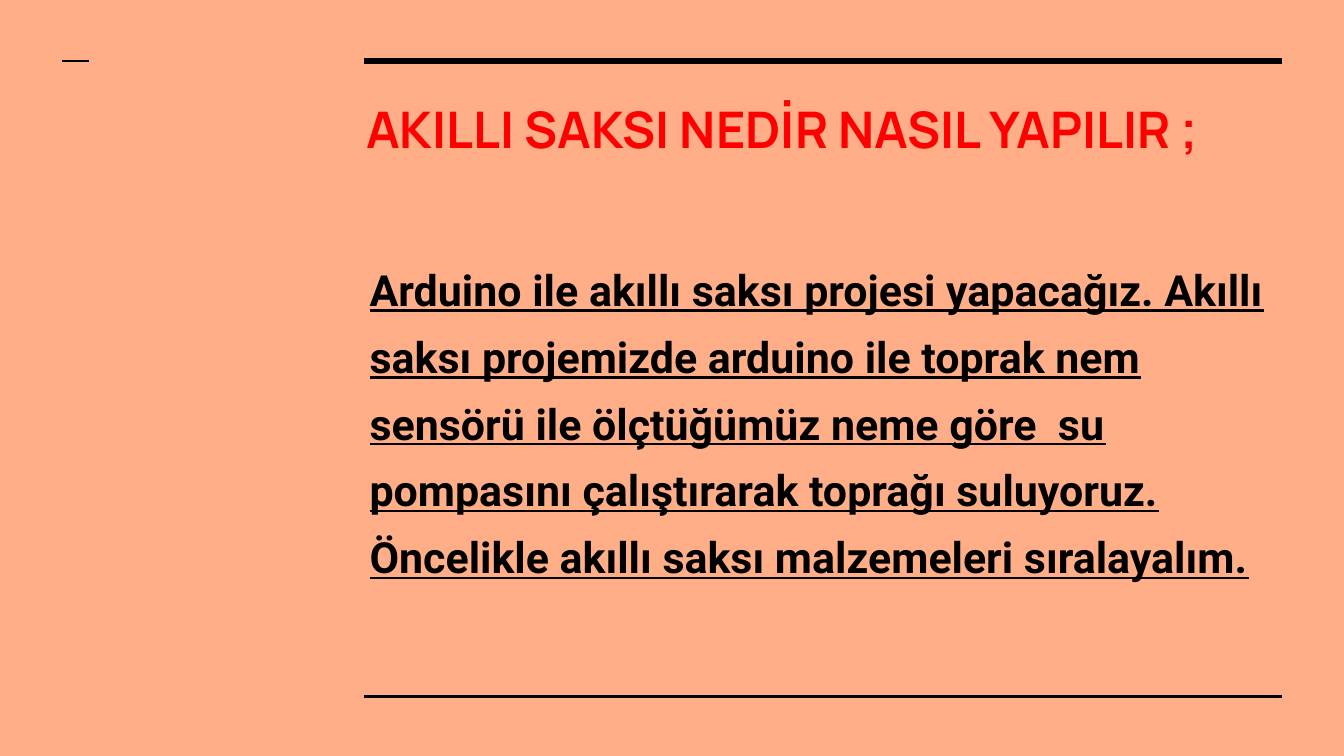
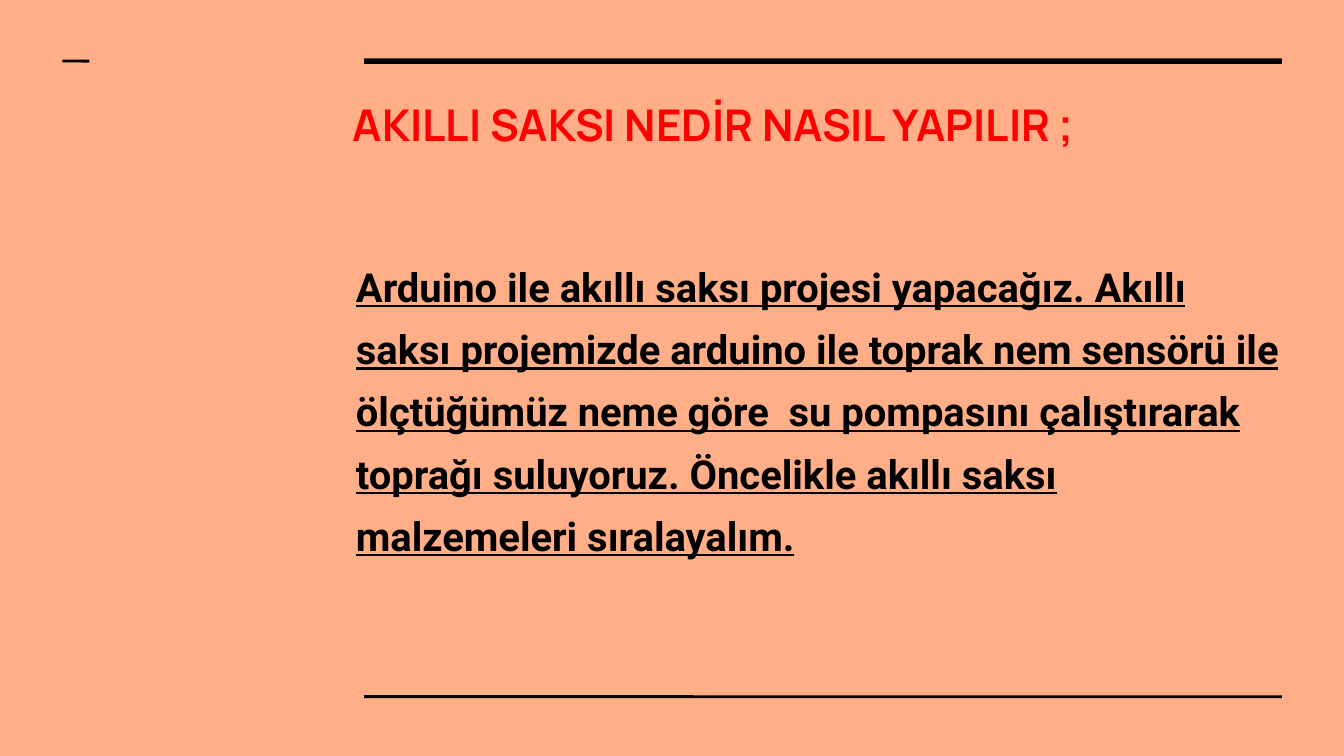
Before and after one commit to FurkanHuman/Akilli-Saksi, a slide deck: slide 2 of Dökümanlar/Akıllı saksı projesi.pptx. Drawn at 1344x756 pixels with LibreOffice and Linux fonts; fonts in the diff are those of the drawing. Boxes give left, top, right and bottom in pixels: in the first picture for what was removed or moved away, otherwise in the second. Text is boxed around its words. In the diff, an @@ line names an element or a change of style, - is before the commit and + after.

```diff
--- a/Dökümanlar/Akıllı saksı projesi.pptx
+++ b/Dökümanlar/Akıllı saksı projesi.pptx
@@ title "AKILLI SAKSI NEDİR NASIL YAPILIR ..." at (x1=353, y1=101, x2=1050, y2=142): size 27 to 23.4 pt @@
@@ text "Arduino ile akıllı saksı projesi ..." at (x1=356, y1=272, x2=1279, y2=560): size 23 to 21.4 pt @@
```
Also in this commit, not shown: 6 other slides changed, 1 slide added, 1 slide removed.
